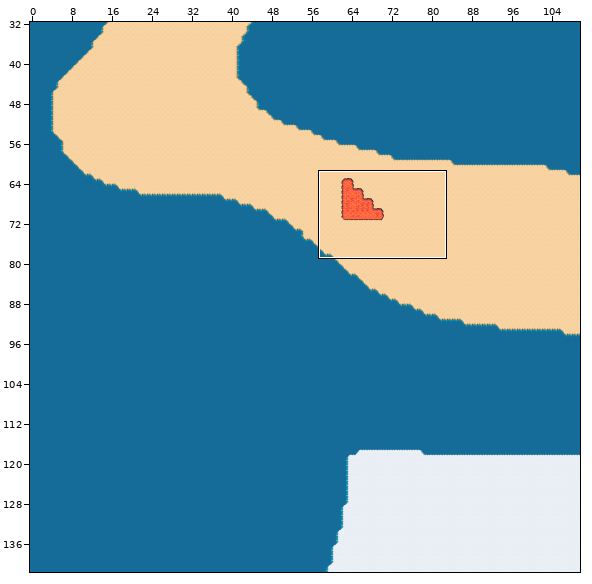
Level history. Tiled map (JSON): Elvernes forbandelse/ElvenCurse.Core/Maps/05.json. Above, an overview of the earlier version with the close-up marked.
Close-up. Before:
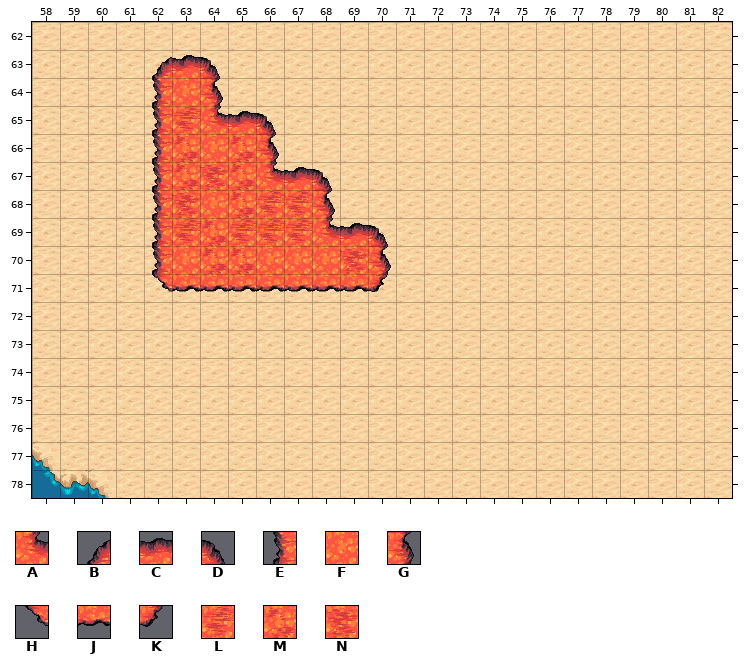
Cells are 32x32 px. Shown: x 58..82, y 62..78. The commit also changed other parts of the map, which this record leaves out.
Key: from "Terrain": A 48, B 79, C 80, D 81, E 111, F 112, G 113, H 143, J 144, K 145, L 175, M 176, N 177.
_ is an empty cell.
Layers that did not change in this view are not listed.
Layer "Tile Layer 6" before, first column x 58:
62 _________________________
63 ____BCD__________________
64 ____EFG__________________
65 ____ELACD________________
66 ____EMFMG________________
67 ____EMNMACD______________
68 ____ENFMLLG______________
69 ____ELMLLLACD____________
70 ____EFMMFFFNG____________
71 ____HJJJJJJJK____________
72 _________________________
73 _________________________
74 _________________________
75 _________________________
76 _________________________
77 _________________________
78 _________________________
And afterwards:
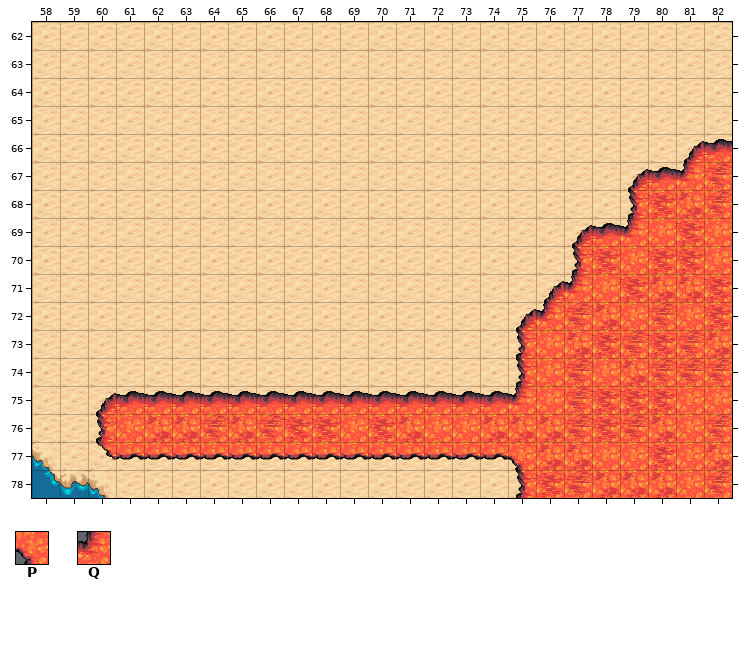
Further tiles: from "Terrain": P 17, Q 49.
Difference:
Changed rows in their new state; . is an unchanged cell.
Layer "Tile Layer 6":
first column x 60:
63 ..___..................
64 ..___..................
65 .._____................
66 .._____..............BC
67 .._______..........BCQL
68 .._______..........ENML
69 .._________......BCQFNF
70 .._________......ENFNNF
71 .._________.....BQFNMMN
72 ...............BQLMFLFN
73 ...............EFMNLNLM
74 ...............EFLFMLLL
75 BCCCCCCCCCCCCCCQFLNNNFF
76 EFMMLMLNNFNMFFMMMLNLMFL
77 HJJJJJJJJJJJJJJPMMFFNFM
78 ...............ENLMMMFL
Boxes around the changes in both close-ups, in picture pixels (x1, y1, x2, y2):
changed: (96, 55, 732, 498)
